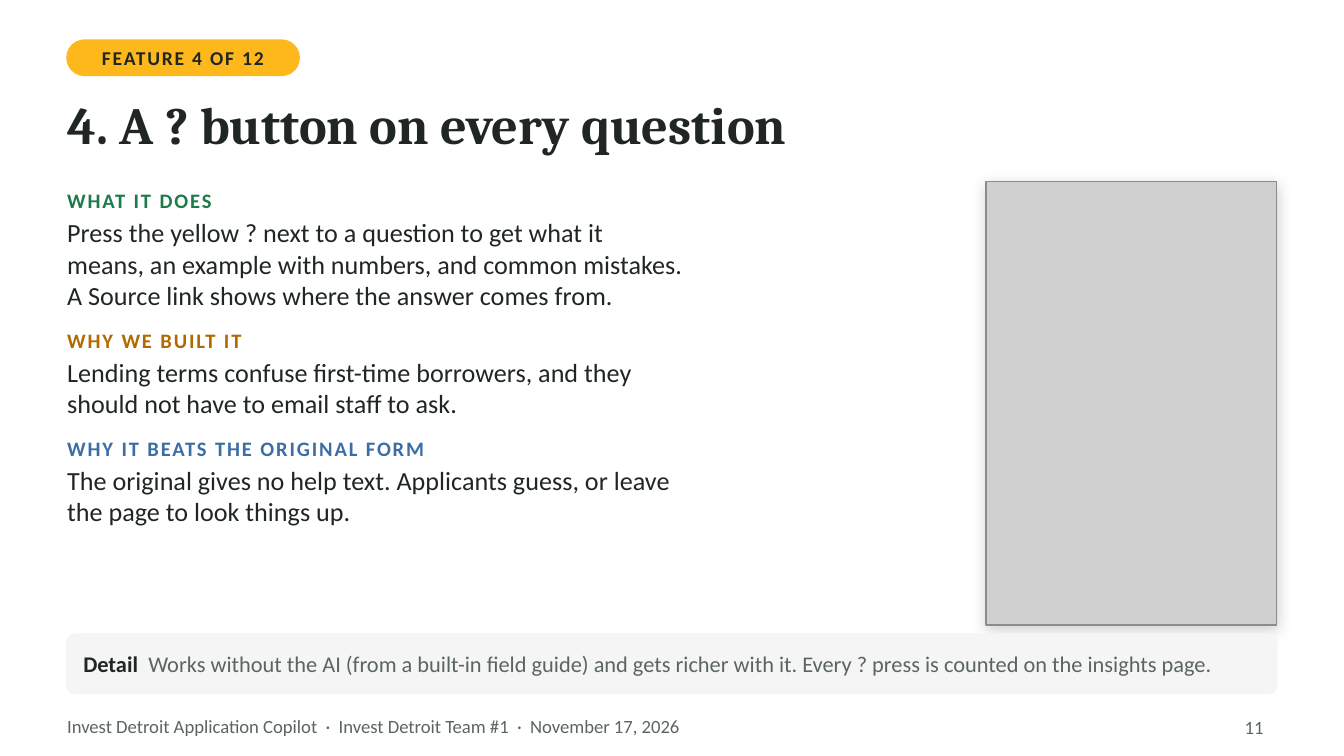
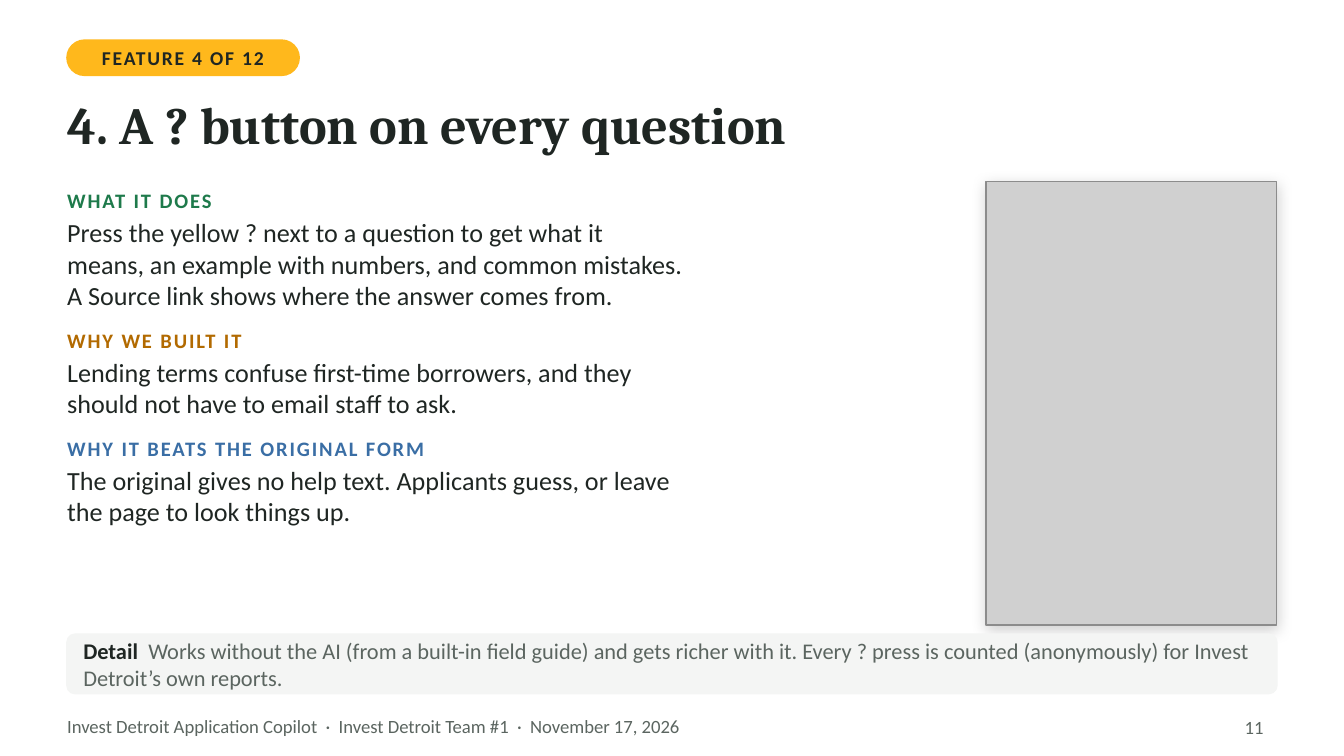
Before and after one commit to Ross-Business-Tech/Invest-Detroit-Project-1, a slide deck: slide 11 of docs/slides/Invest-Detroit-Copilot-Client-Deck.pptx. Drawn at 1344x756 pixels with LibreOffice and Linux fonts; fonts in the diff are those of the drawing; grey boxes stand for pictures. Boxes give left, top, right and bottom in pixels: in the first picture for what was removed or moved away, otherwise in the second. Text is boxed around its words. In the diff, an @@ line names an element or a change of style, - is before the commit and + after.

```diff
--- a/docs/slides/Invest-Detroit-Copilot-Client-Deck.pptx
+++ b/docs/slides/Invest-Detroit-Copilot-Client-Deck.pptx
@@ text at box(83, 643, 1248, 690): text changed @@
-Detail Works without the AI (from a built-in field guide) and gets richer with it. Every ? press is counted on the insights page.
+Detail Works without the AI (from a built-in field guide) and gets richer with it. Every ? press is counted (anonymously) for Invest Detroit’s own reports.
```
Also in this commit, not shown: 7 other slides changed, 1 slide removed, 30 other files.
